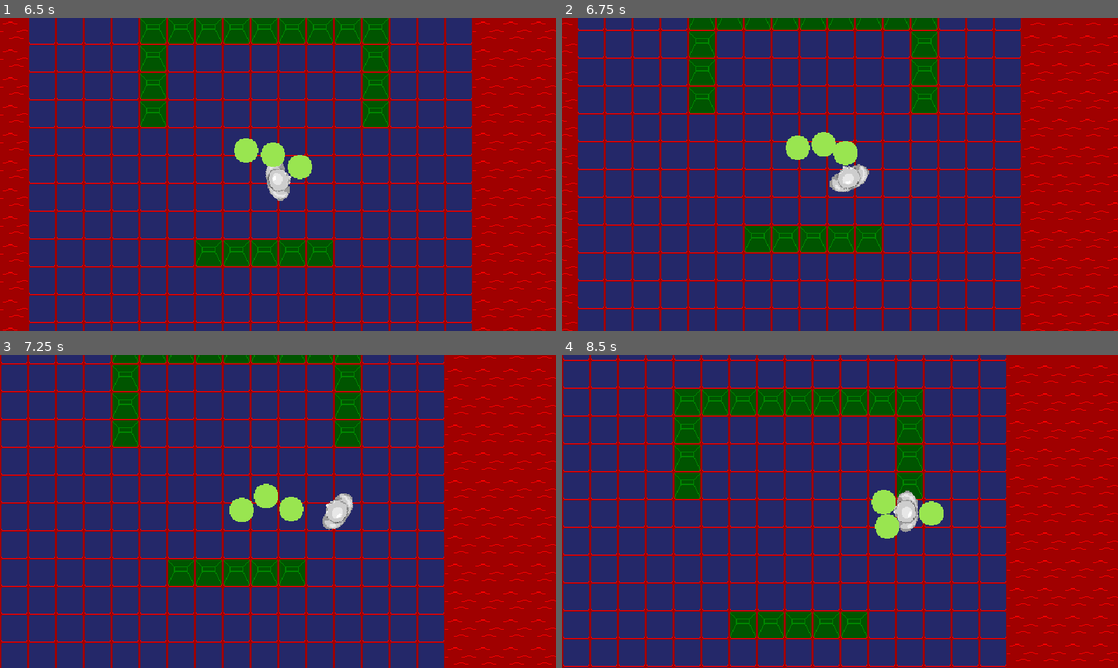
Above: before the commit, frames 1-4 (two rows, left to right).
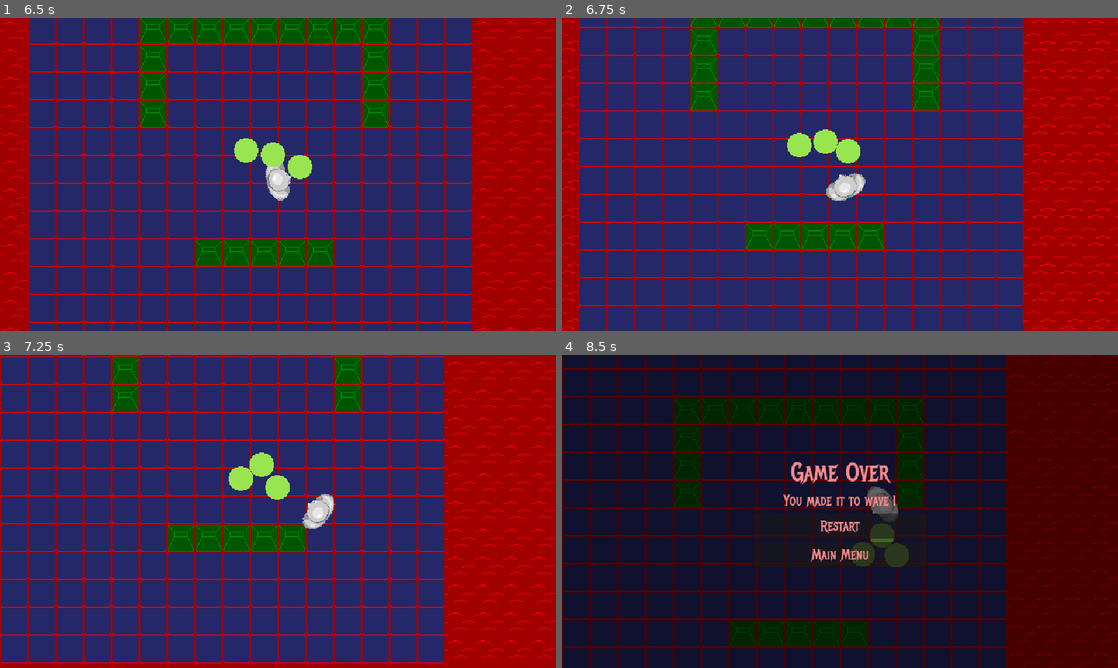
Above: after the commit, the same moments.

Repository: Burger-Bois/LD54-Godot-Team
Game: Godot game, scene res://scenes/main.tscn
The game is run twice, just before and just after one commit, with the same random seed, the same clock (stepped at 60 frames per second) and the same inputs. Sound files missing from this copy of the repository are replaced by a short silence.
Inputs (mouse positions are in pixels of both pictures, inside the frame that each line leads up to):
- Up to frame 1 (6.5 s): click "Start" at 0.5 s; tap Enter at 1.25 s; move the mouse to (400, 158) at 1.27 s; hold D (right) 1.28-2.03 s; hold Right mouse button (aim) 1.28-2.03 s; move the mouse to (166, 190) at 2.02 s; hold S (down) 2.03-2.78 s; click (166, 190) at 2.1 s; move the mouse to (333, 105) at 2.77 s; hold D (right) 2.78-3.53 s; tap E (interact) at 2.85, 5.1 s; move the mouse to (250, 237) at 3.52 s; hold W (up) 3.53-4.28 s; right-click (250, 237) at 3.6 s; move the mouse to (444, 221) at 4.27 s; press the mouse at (444, 221) at 4.28 s; hold A (left) 4.28-5.78 s; move the mouse to (111, 127) at 5.02 s; release the mouse at (111, 127) at 5.03 s; move the mouse to (305, 174) at 5.77 s; hold S (down) from 5.78 s (still down); hold Right mouse button (aim) from 5.78 s (still down)
- Up to frame 2 (6.75 s): move the mouse to (756, 96) at 6.52 s; release S (down) at 6.53 s; release Right mouse button (aim) at 6.53 s; hold D (right) from 6.53 s (still down); click (756, 96) at 6.6 s
- Up to frame 3 (7.25 s): keep holding D (right)
- Up to frame 4 (8.5 s): move the mouse to (962, 495) at 7.27 s; release D (right) at 7.28 s; hold W (up) 7.28-8.03 s; tap E (interact) at 7.35 s; move the mouse to (728, 527) at 8.02 s; hold D (right) from 8.03 s (still down); right-click (728, 527) at 8.1 s

Frame 1 is identical in both runs. In frame 2, 20% of the frame differs, in the area x 0-100%, y 0-100%; in frame 3, 18%; in frame 4, 100%.

Commit message:
fix invincibility bug

Diff:
--- a/scripts/player.gd
+++ b/scripts/player.gd
@@ -18,6 +18,7 @@
 @onready var muzzle := $Muzzle as Marker2D
 @onready var fire_sound := $FireSound as AudioStreamPlayer
 @onready var death_sound := $DeathSound as AudioStreamPlayer
+@onready var hitbox := $Hitbox as Area2D
 
 # Get the gravity from the project settings to be synced with RigidBody nodes.
 #var gravity = ProjectSettings.get_setting("physics/2d/default_gravity")
@@ -61,7 +62,7 @@
 	_invincible_timer.name = "InvincibilityTimer"
 	_invincible_timer.wait_time = invincibility_duration
 	_invincible_timer.one_shot = true
-	_invincible_timer.timeout.connect(func(): _invincible = false)
+	_invincible_timer.timeout.connect(end_invincibility)
 	add_child(_invincible_timer)
 
 func _physics_process(_delta):
@@ -147,5 +148,10 @@
 	death_sound.play()
 	call_deferred("set_process_mode", PROCESS_MODE_DISABLED)
 
+func end_invincibility():
+	_invincible = false
+	if hitbox.has_overlapping_bodies():
+		hit(hitbox.get_overlapping_bodies()[0])
+
 func set_carrying(value: bool):
 	_carrying = value
